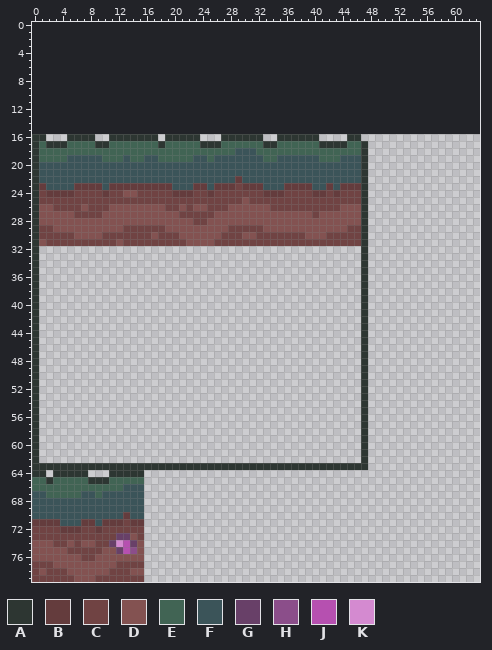
File history of a pixel-art file, ! assets/ase/tileset-WIP.ase. The picture above was drawn from the file before the commit.
64x64 pixels, 1 frame. Colours within 5 levels of each other are drawn and written as one. The old version is drawn lined up with the new one, on the new canvas.
Palette (. is transparent): A #2d3632  B #643c3d  C #704343  D #835251  E #416454  F #3b5459  G #684068  H #8b4e8a  J #b650b0  K #d48ad0
Pixels before (only the part around the change), first column x 0:
 0 ..................................................
 1 ..................................................
 2 ..................................................
 3 ..................................................
 4 ..................................................
 5 ..................................................
 6 ..................................................
 7 ..................................................
 8 ..................................................
 9 ..................................................
10 ..................................................
11 ..................................................
12 ..................................................
13 ..................................................
14 ..................................................
15 ..................................................
16 AA...AAAA..AAAAAAA.AAAAA...AAAAAA..AAAAAA....AA...
17 AEAAAEEEEAAEEEEEEEAEEEEEAAAEEEEEEAAEEEEEEAAAAEEA..
18 AEEEEEEEEEEEEEEEEEEEEEEEEEEEEFFFEEEEEEEEEEEEEEEA..
19 AEEEEFFFFFEEEFEEFFEEEEEFFEFFFFFFFEEFFFFFFEEEFFFA..
20 AFFFFFFFFFFFFFFFFFFFFFFFFFFFFFFFFFFFFFFFFFFFFFFA..
21 AFFFFFFFFFFFFFFFFFFFFFFFFFFFFFFFFFFFFFFFFFFFFFFA..
22 AFFFFFFFFFFFFFFFFFFFFFFFFFFFFBFFFFFFFFFFFFFFFFFA..
23 ABFFFFBBBBFBBBBBBBBBFFFBBFBBBCBBBFFFBBBBFFBFBBBA..
24 ACBBBBCCCCBCCDDCCCCCBBBCCBCCCCCCCBBBCCCCBBCBCCCA..
25 ACCCCCCCCCCCCCCCCCCCCCCCCCCCCCDCCCCCCCCCCCCCCCCA..
26 ADDCCCCDCCCDDDDDDDDCCDCDDCCCDDDDDDCCCCCCCCCCDDDA..
27 ADDDDDCCCCDDDDDDDDDDDCCCCCDDDDDDDDDDDDDDCDDDDDDA..
28 ADDDDDDDDDDDDDDDDDDDDDDCCDDDDDDDDDDDDDDDDDDDDDDA..
29 ACCDDDDDDDDDDCCCCCCDDDDDDDDDCCCCCDDDDDDDDDDDDCCA..
30 ACCCCCDDDDCCCCCCCDCCCDDDDDDCCCDDCCCCCCCDDDCCCCCA..
31 ADCCCCCCCCCCDCCCCCCCCCDDDDCCCCCCCCCCCCCCCCCCCCCA..
32 A..............................................A..
33 A..............................................A..
34 A..............................................A..
35 A..............................................A..
36 A..............................................A..
37 A..............................................A..
38 A..............................................A..
39 A..............................................A..
40 A..............................................A..
41 A..............................................A..
42 A..............................................A..
43 A..............................................A..
44 A..............................................A..
45 A..............................................A..
46 A..............................................A..
47 A..............................................A..
48 A..............................................A..
49 A..............................................A..
50 A..............................................A..
51 A..............................................A..
52 A..............................................A..
53 A..............................................A..
54 A..............................................A..
55 A..............................................A..
56 A..............................................A..
57 A..............................................A..
58 A..............................................A..
59 A..............................................A..
60 A..............................................A..
61 A..............................................A..
The same view after the edit:
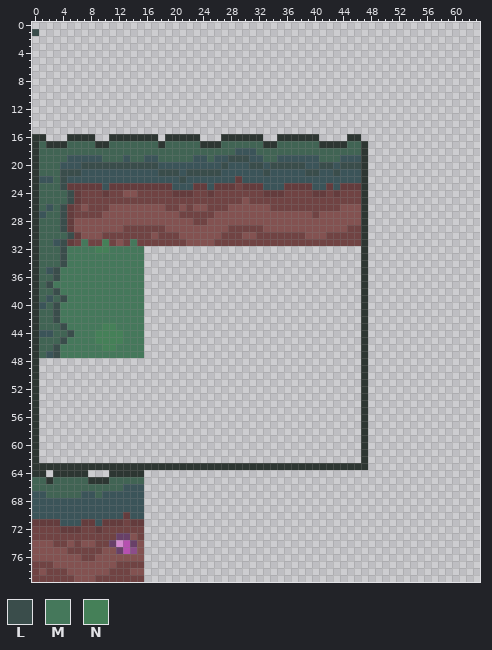
Colours new in this view: L #3a4d4b  M #45785b  N #458058
Difference:
canvas 64x64 -> 64x80, the old top-left corner now at 0,16
Changed rows in their new state; - is an unchanged pixel.
first column x 0:
 1 L
first column x 1:
19 ---------------------------LLL----------------
20 EEE---LLLLLLLLLLL---------L---LL-LLLLL--LL-LLL
21 EEELLL-----------LLL-LLLLL------L-----LL--L---
22 --EL----------------L-------------------------
23 EEELB-----------------------------------------
24 EEEELB----------------------------------------
25 EEEELB----------------------------------------
26 EFELB-----------------------------------------
27 FEELB-----------------------------------------
28 EEELB-----------------------------------------
29 EEELB-----------------------------------------
30 EEEELB----------------------------------------
31 EEFLB-M--N---M--------------------------------
32 EEELMMMMNNMMMMM-------------------------------
33 EEELMMMMMMMMMMM-------------------------------
34 EEELMMMMMMMMMMM-------------------------------
35 EFLMMMMMMMMMMMM-------------------------------
36 EELMMMMMMMMMMMM-------------------------------
37 ELMMMMMMMMMMMMM-------------------------------
38 EELMMMMMMMMMMMM-------------------------------
39 EFELMMMMMMMMMMM-------------------------------
40 FELMMMMMMMMMMMM-------------------------------
41 EELMMMMMMMMMMMM-------------------------------
42 EELMMMMMMMMMMMM-------------------------------
43 EEELMMMMMNNMMMM-------------------------------
44 FFEELMMMNNNNMMM-------------------------------
45 EEELMMMMNNNNMMM-------------------------------
46 EELMMMMMMNNMMMM-------------------------------
47 EFLMMMMMMMMMMMM-------------------------------
